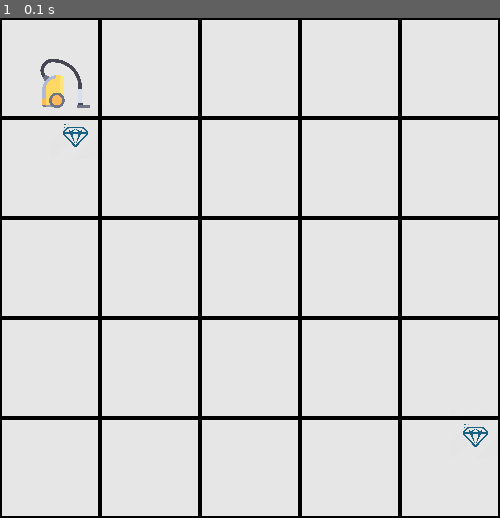
Above: before the commit, frame 1.
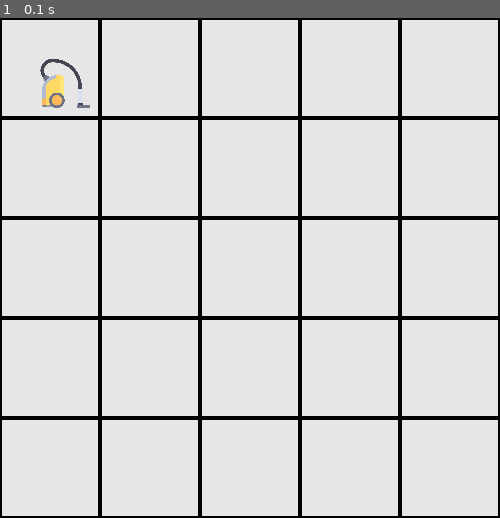
Above: after the commit, the same moment.

Repository: EloyMartinez/AI-TP1-UQAC
Game: pygame game, started from src/main.py
Same seed, same stepped clock (60 frames per second), same inputs: the game is played once before the commit and once after it.
Inputs:
- Up to frame 1 (0.1 s): no input

The runs differ from the first frame. In frame 1, 0.2% of the frame differs, in the area x 12-98%, y 21-86%.

Commit message:
petit changement graphique (bijoux)

Diff:
--- a/src/agent/aspi.py
+++ b/src/agent/aspi.py
@@ -357,4 +357,4 @@
             self.get_sensor().mesure_performance(self, a)
 
 
-            time.sleep(0.1)
+            time.sleep(0.2)
--- a/src/envir/case.py
+++ b/src/envir/case.py
@@ -58,7 +58,7 @@
     def generate_jewel(self):
         prob = random.random()
         if (not self.get_jewel()):
-            if(prob<0.04):
+            if(prob<0.01):
                     self.set_jewel(True)
                     self.get_grid().add_jewel(self.get_x(),self.get_y())
                     logging.info("Bijoux ajoute en "+str(self.get_x())+","+str(self.get_y()))
@@ -69,7 +69,7 @@
        # print("Dans le generate dirt")
         prob = random.random()
         if (not self.get_dirt()):
-            if(prob<0.07):
+            if(prob<0.03):
                     #print("TRUUUE")
                     self.set_dirt(True)
                     #print("generate : " + str(self.get_dirt()))
--- a/src/envir/grid.py
+++ b/src/envir/grid.py
@@ -16,6 +16,7 @@
     ### Constructeur
     def __init__(self):
         pygame.init()
+        pygame.display.set_caption('Travail n°1 - UQAC - 8INF846')
         self._height = 500
         self._cols = 5
         self._rows = 5
@@ -94,9 +95,9 @@
 
     def display_jewel(self,x,y):
         #print("add_jewel : " + str(x) + "  " +str(y))
-        jewel = pygame.image.load('envir/img/jewel.png')
-        pic_jewel = pygame.transform.scale(jewel, (50, 50))
-        self._screen.blit(pic_jewel, (x+50,y-9))
+        jewel = pygame.image.load('envir/img/diamond.png')
+        pic_jewel = pygame.transform.scale(jewel, (30, 30))
+        self._screen.blit(pic_jewel, (x+60,y+5))
 
 
     def add_vaccum(self, x, y):
Binary file added: src/envir/img/diamond.png
